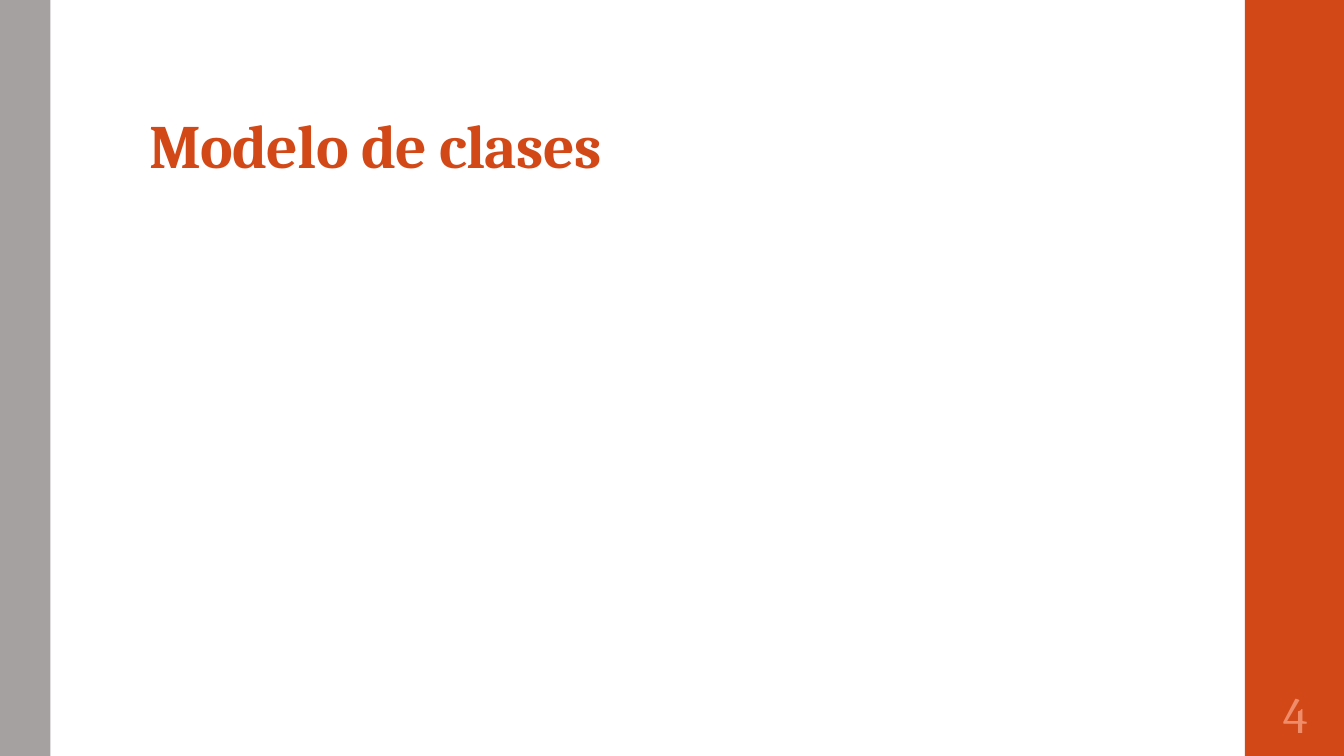
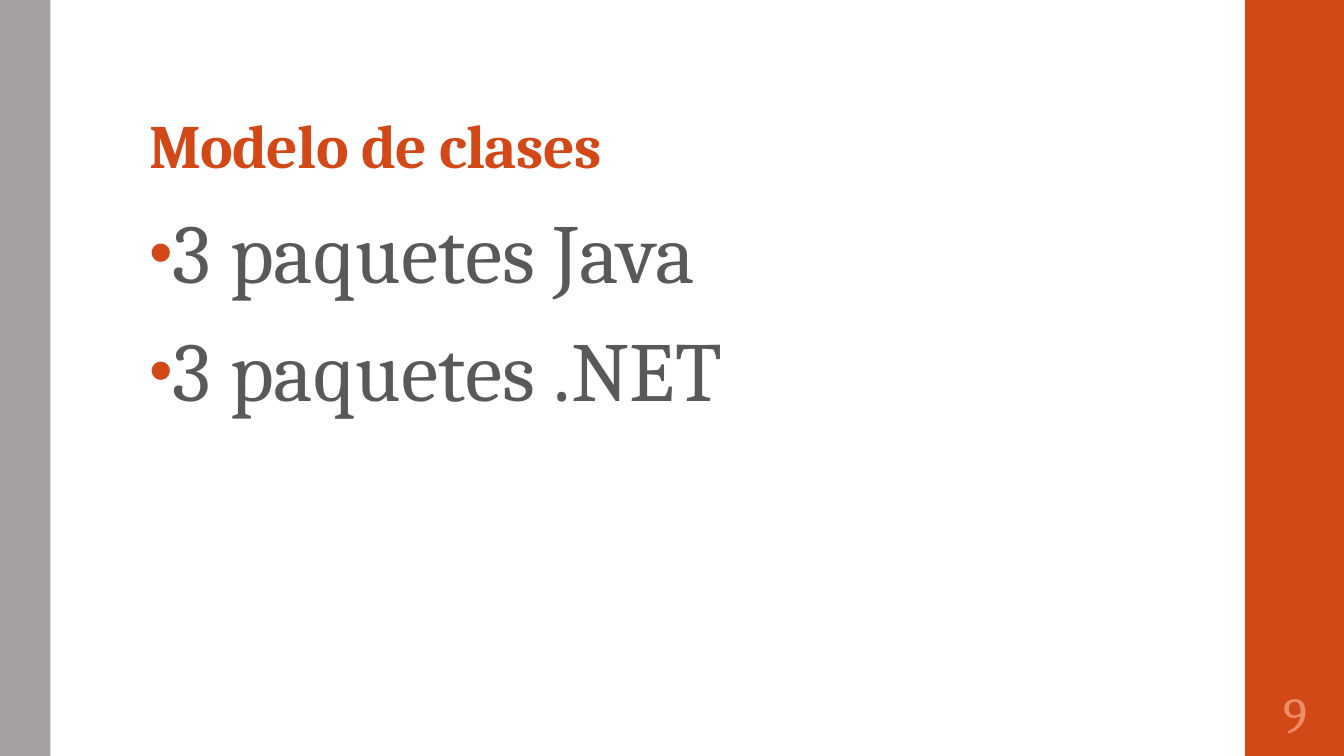
Before and after one commit to portafolio2016/hipocrates, a slide deck: slide 10 of Plantilla presentacion final.pptx (slide 5 before the commit). Drawn at 1344x756 pixels with LibreOffice and Linux fonts; fonts in the diff are those of the drawing. Boxes give left, top, right and bottom in pixels: in the first picture for what was removed or moved away, otherwise in the second. Text is boxed around its words. In the diff, an @@ line names an element or a change of style, - is before the commit and + after.

```diff
--- a/Plantilla presentacion final.pptx
+++ b/Plantilla presentacion final.pptx
@@ text added at [173,226,722,419], 60 pt, text #595959 @@
+• 3 paquetes Java
+• 3 paquetes .NET
@@ page number at [1283,699,1307,733]: text changed @@
-4
+9
```
Also in this commit, not shown: 5 other slides changed, 9 slides added.
